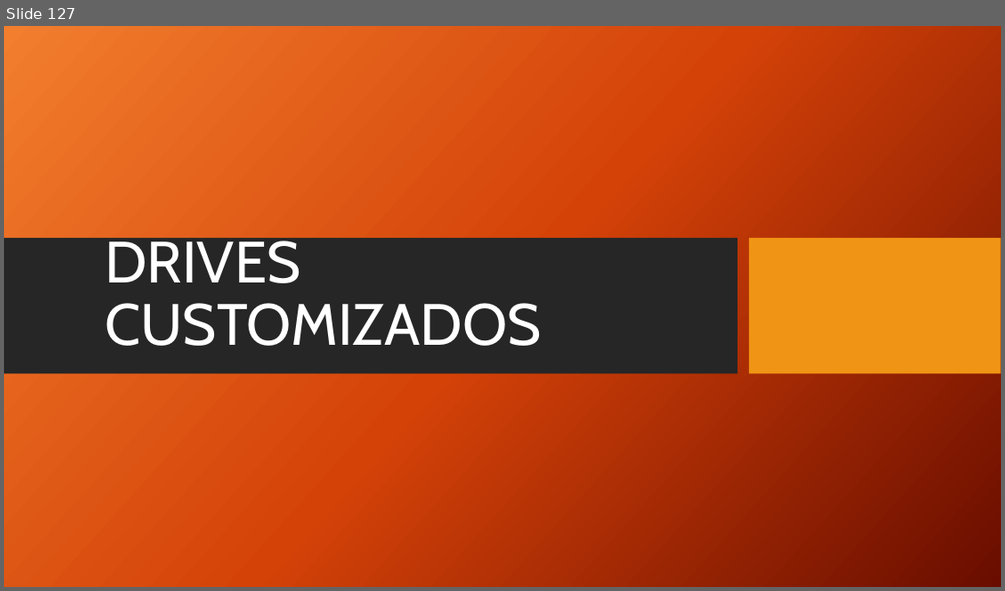
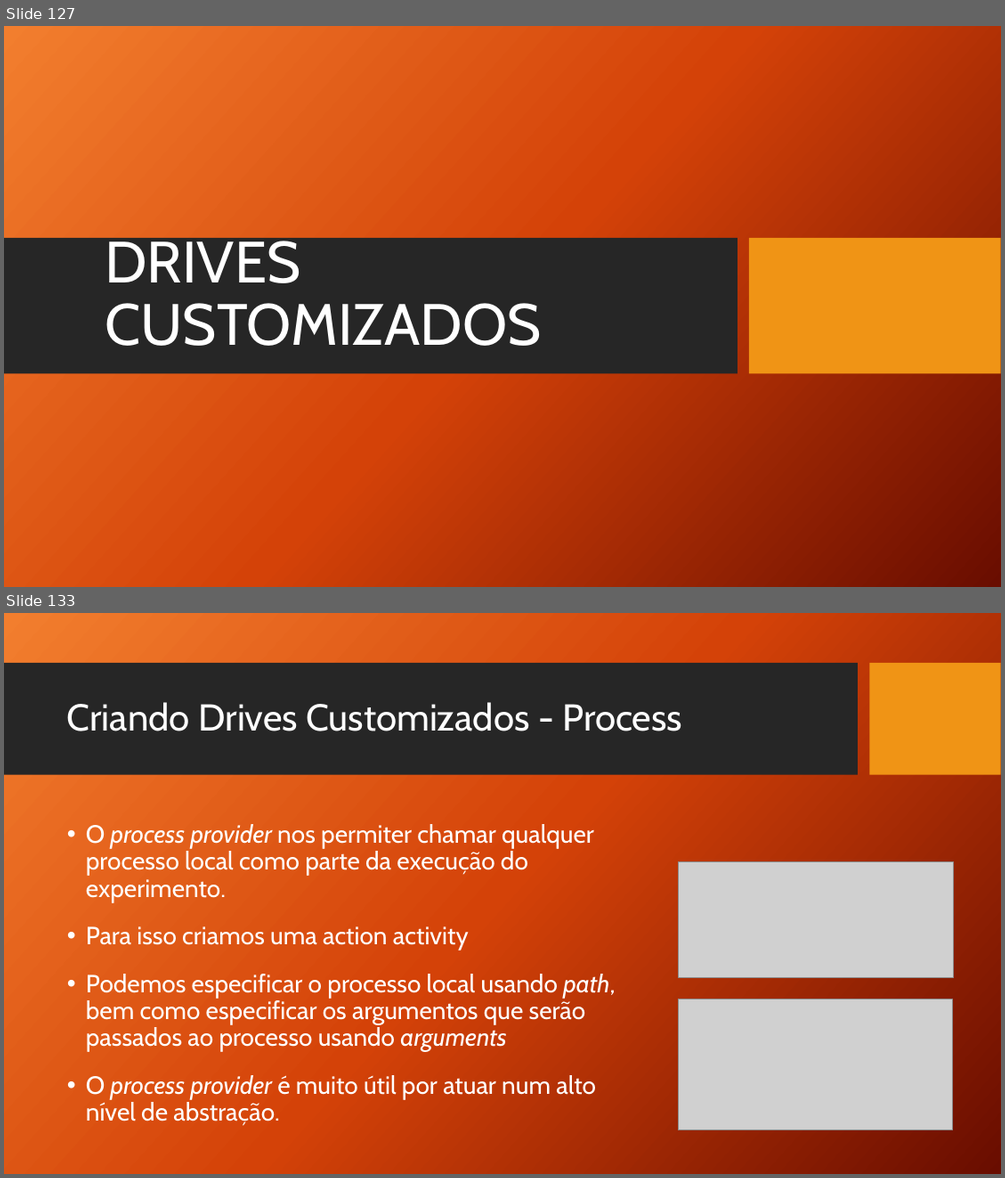
Before and after one commit to TCC-Chaos-Engineering/docs-chaos-engineering, a slide deck: docs/Chaos Engineering - Das Hipoteses aos Testes.pptx. Shown one above the other, each under a label of ours: slide 127 before the commit, slides 127 and 133 after it; the slides between them are not shown. The pictures are 1005x591 and 1005x1178 pixels, drawn with LibreOffice and Linux fonts; fonts in the diff are those of the drawing; grey boxes stand for pictures; background and template pictures are left out. Boxes give left, top, right and bottom in pixels: in the first picture for what was removed or moved away, otherwise in the second. Text is boxed around its words. In the diff, an @@ line names an element or a change of style, - is before the commit and + after.

Commit message:
Adiciona Criando Drives Customizados
Adiciona o subtópico: Criando Drives Customizados

```diff
--- a/docs/Chaos Engineering - Das Hipoteses aos Testes.pptx
+++ b/docs/Chaos Engineering - Das Hipoteses aos Testes.pptx
@@ slide 133 added at bbox=[4, 613, 1001, 1174], background picture (left out) @@
@@ rectangle added at bbox=[4, 663, 858, 775], fill #262626 @@
@@ rectangle added at bbox=[870, 663, 1001, 775], fill #F09415 @@
@@ title added at bbox=[67, 702, 682, 731], 36 pt, text #FFFFFF @@
+Criando Drives Customizados - Process
@@ text added at bbox=[86, 824, 615, 1126], 24 pt, text #FFFFFF @@
+• O process provider nos permiter chamar qualquer processo local como parte da execução do experimento.
+• Para isso criamos uma action activity
+• Podemos especificar o processo local usando path, bem como especificar os argumentos que serão passados ao processo usando arguments
+• O process provider é muito útil por atuar num alto nível de abstração.
@@ picture added at bbox=[679, 862, 954, 978] @@
@@ picture added at bbox=[679, 999, 953, 1130] @@
```
Also in this commit, not shown: 7 slides changed, 16 other slides added.
